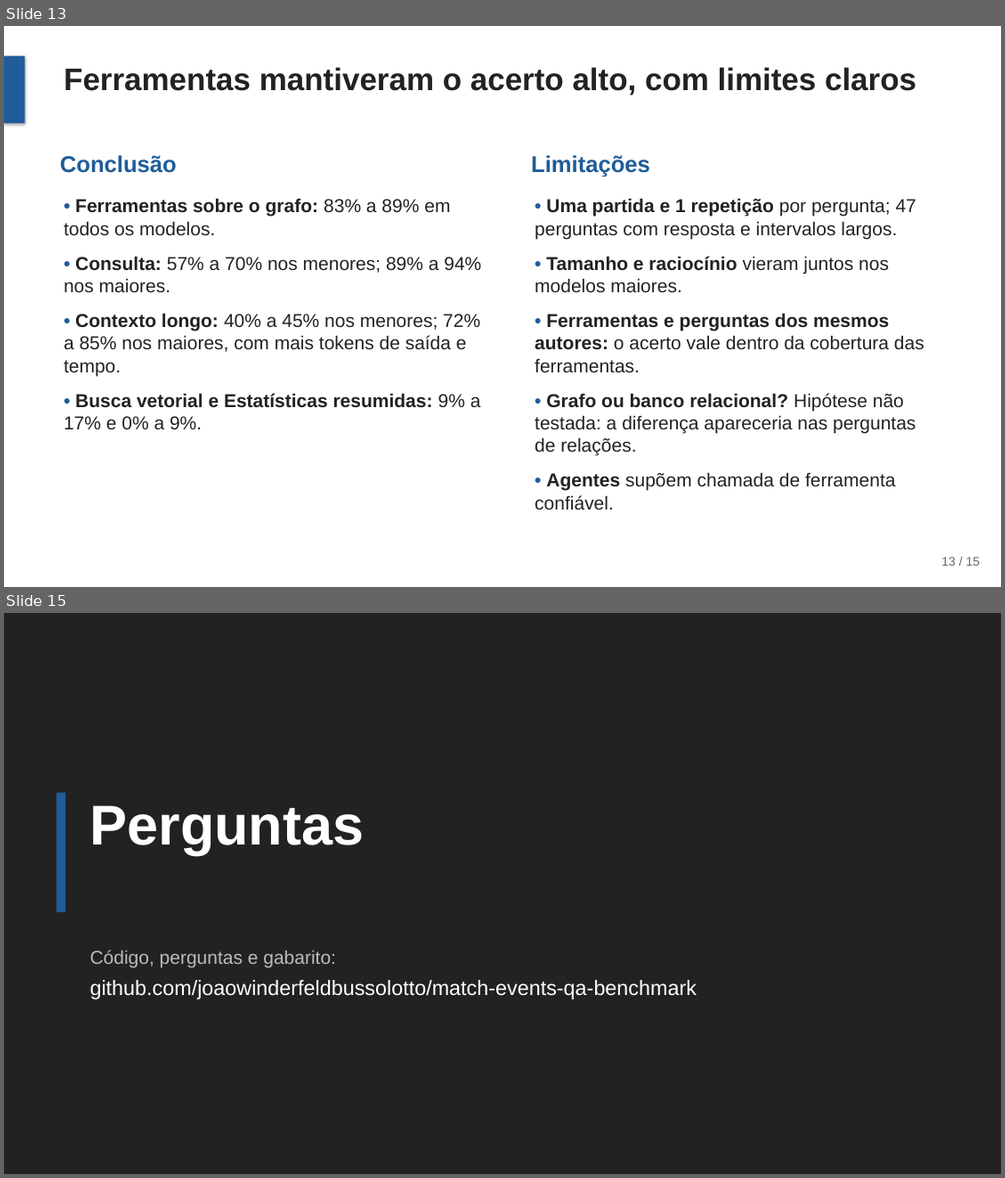
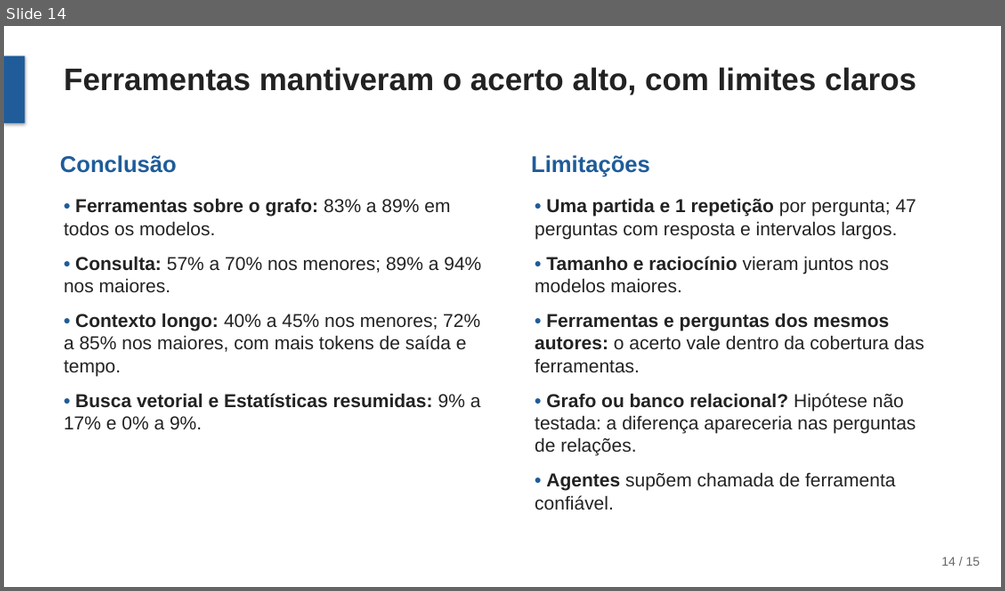
Before and after one commit to joaowinderfeldbussolotto/football-tactics-knowledge-graph, a slide deck: apresentacao/apresentacao.pptx. Shown one above the other, each under a label of ours: slides 13 and 15 before the commit, slide 14 after it; the slides between them are not shown. The pictures are 1005x1178 and 1005x591 pixels, drawn with LibreOffice and Linux fonts; fonts in the diff are those of the drawing. Boxes give left, top, right and bottom in pixels: in the first picture for what was removed or moved away, otherwise in the second. Text is boxed around its words. In the diff, an @@ line names an element or a change of style, - is before the commit and + after.

```diff
--- a/apresentacao/apresentacao.pptx
+++ b/apresentacao/apresentacao.pptx
@@ slide 15 removed at (4,613,1001,1174), background #FFFFFF @@
@@ rectangle removed at (4,613,1001,1174) @@
@@ rectangle removed at (57,793,65,912) @@
@@ text removed at (90,805,364,854) @@
-Perguntas
@@ text removed at (90,949,696,999) @@
-Código, perguntas e gabarito:
-github.com/joaowinderfeldbussolotto/match-events-qa-benchmark
@@ what was slide 13 is now slide 14 @@
@@ slide 14 changed as well @@
@@ text at (941,556,980,565): text changed @@
-13 / 15
+14 / 15
```
Also in this commit, not shown: 12 other slides changed, 1 slide added, 2 other files.
